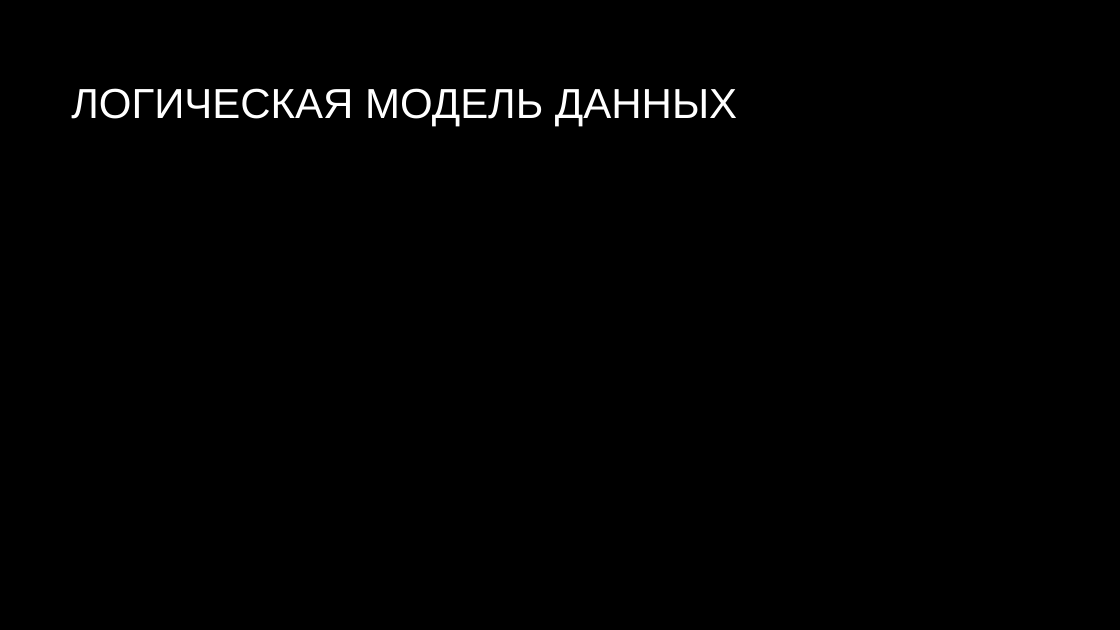
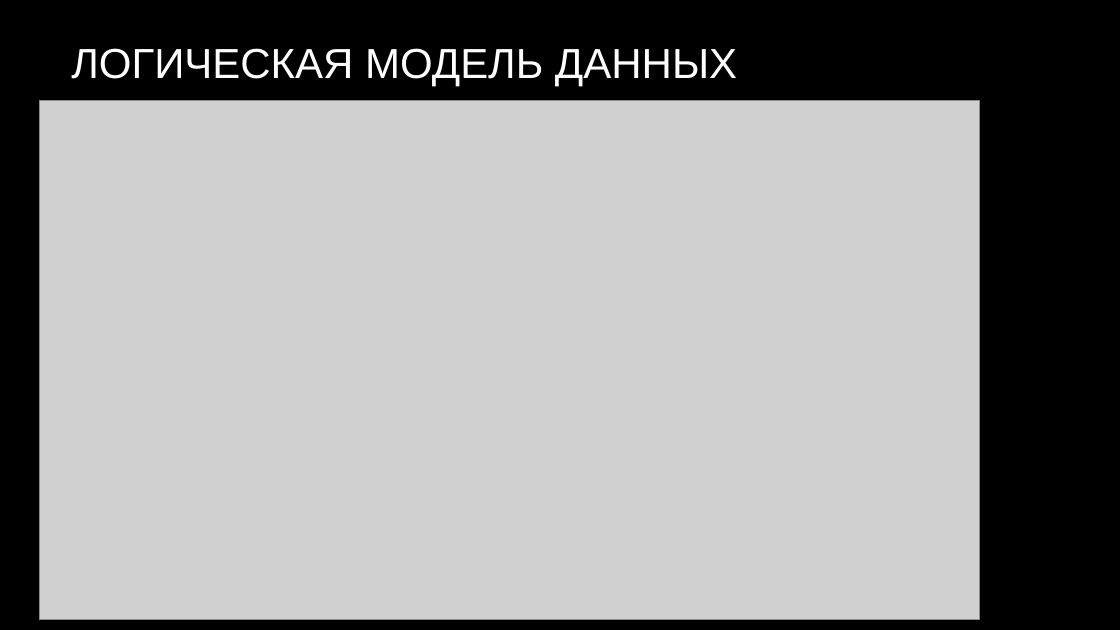
Before and after one commit to APET138/ISPP-5, a slide deck: slide 7 of Охрана квартир.pptx. Drawn at 1120x630 pixels with LibreOffice and Linux fonts; fonts in the diff are those of the drawing; grey boxes stand for pictures; background and template pictures are left out. Boxes give left, top, right and bottom in pixels: in the first picture for what was removed or moved away, otherwise in the second. Text is boxed around its words. In the diff, an @@ line names an element or a change of style, - is before the commit and + after.

```diff
--- a/Охрана квартир.pptx
+++ b/Охрана квартир.pptx
@@ title "ЛОГИЧЕСКАЯ МОДЕЛЬ ДАННЫХ": place and size @@
-title "ЛОГИЧЕСКАЯ МОДЕЛЬ ДАННЫХ" at box(71, 88, 737, 127)
+title "ЛОГИЧЕСКАЯ МОДЕЛЬ ДАННЫХ" at box(71, 48, 737, 86)
@@ picture added at box(39, 100, 980, 619) @@
```
Also in this commit, not shown: 6 other slides changed, 8 slides added, 2 slides removed, 2 other files.
